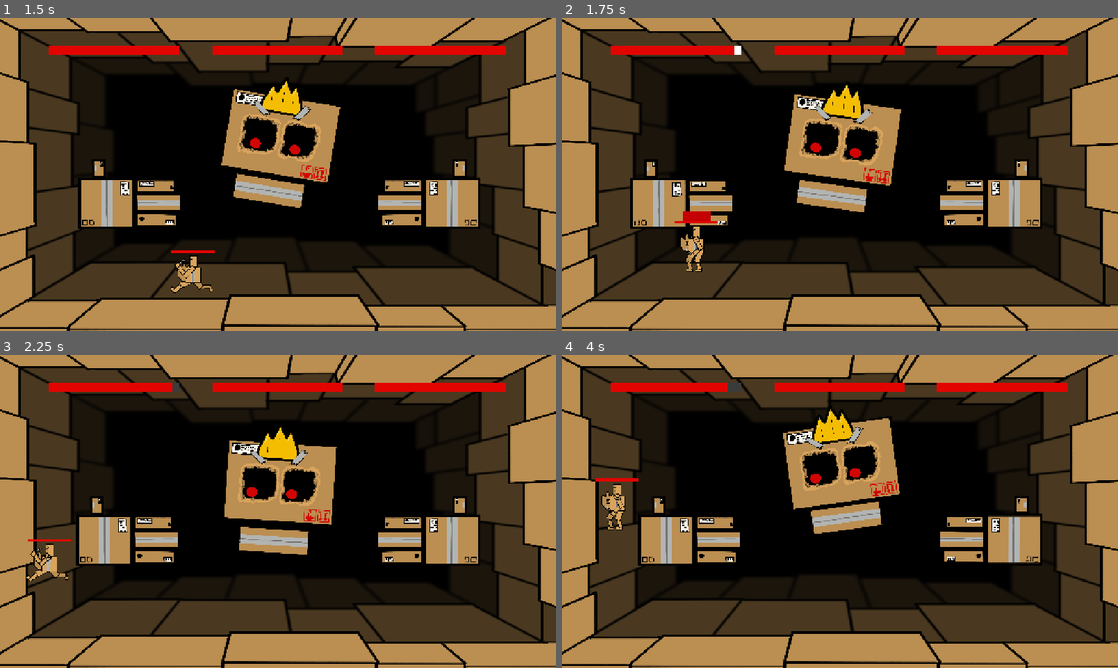
Above: before the commit, frames 1-4 (two rows, left to right).
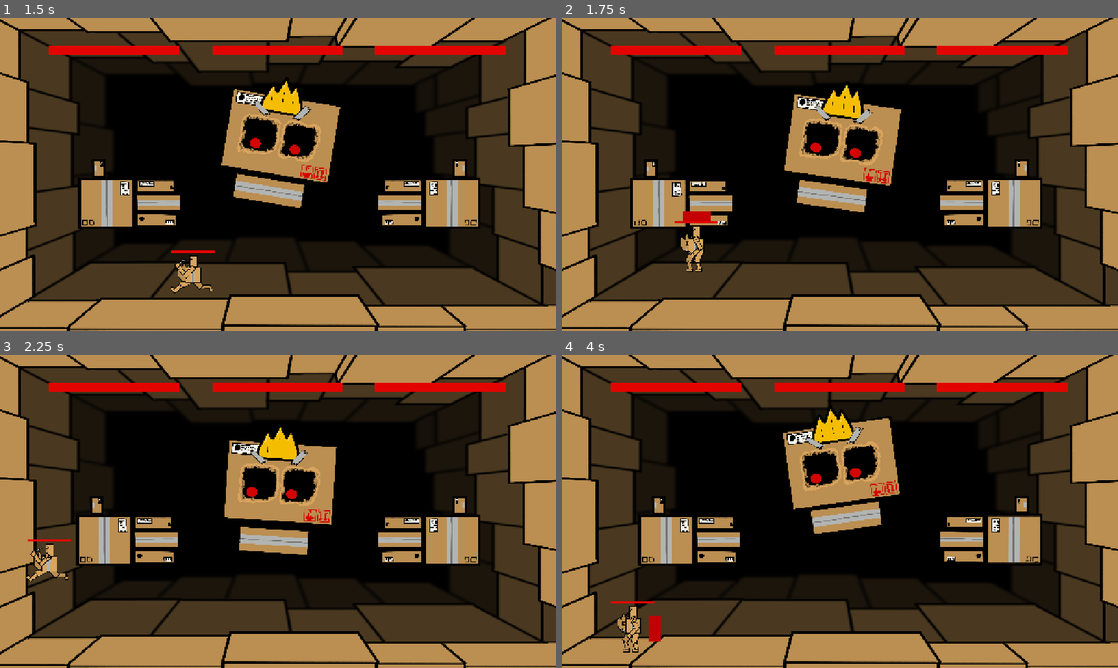
Above: after the commit, the same moments.

Repository: cewaite/unboxking
Game: Godot game, scene res://globals/game_manager/game_manager.tscn
Same seed, same stepped clock (60 frames per second), same inputs: the game is played once before the commit and once after it.
Inputs (mouse positions are in pixels of both pictures, inside the frame that each line leads up to):
- Up to frame 1 (1.5 s): move the mouse to (428, 202) at 0.52 s; click (428, 202) at 0.67 s; move the mouse to (127, 202) at 1.27 s; click (127, 202) at 1.42 s
- Up to frame 2 (1.75 s): no input
- Up to frame 3 (2.25 s): move the mouse to (333, 442) at 2.02 s; click (333, 442) at 2.17 s
- Up to frame 4 (4 s): move the mouse to (812, 574) at 2.77 s; click (812, 574) at 2.92 s; move the mouse to (1006, 558) at 3.52 s; click (1006, 558) at 3.67 s

Frame 1 is identical in both runs. In frame 2, less than 0.1% of the frame differs, in the area x 31-33%, y 8-12%; in frame 3, less than 0.1%; in frame 4, 1.2%, in the area x 6-54%, y 8-96%.

Commit message:
dumb dumb stupid animation

Diff:
--- a/entities/knight/knight.gd
+++ b/entities/knight/knight.gd
@@ -12,6 +12,8 @@
 @export var push_comp: PushComponent
 
 @export var sprites: Array[Sprite2D]
+@export var leg_sprites_parent: Node2D
+@export var body_sprites_parent: Node2D
 
 @export var hurtbox: HurtBox
 var is_invincible: bool = false
@@ -61,10 +63,14 @@
 
 func flip_sprites():
 	if sign(velocity.x) > 0:
-		for sprite in sprites:
-			if not sprite.flip_h:
-				sprite.flip_h = true
+		#for sprite in sprites:
+			#if not sprite.flip_h:
+				#sprite.flip_h = true
+		leg_sprites_parent.scale.x = -1
+		body_sprites_parent.scale.x = -1
 	else:
-		for sprite in sprites:
-			if sprite.flip_h:
-				sprite.flip_h = false
+		#for sprite in sprites:
+			#if sprite.flip_h:
+				#sprite.flip_h = false
+		leg_sprites_parent.scale.x = 1
+		body_sprites_parent.scale.x = 1
--- a/entities/knight/knight.tscn
+++ b/entities/knight/knight.tscn
@@ -442,26 +442,26 @@
 tracks/4/type = "value"
 tracks/4/imported = false
 tracks/4/enabled = true
-tracks/4/path = NodePath("BodySprites/ShoulderSprite2D:position")
+tracks/4/path = NodePath("BodySprites/ShoulderSprite2D:rotation")
 tracks/4/interp = 1
 tracks/4/loop_wrap = true
 tracks/4/keys = {
 "times": PackedFloat32Array(0),
 "transitions": PackedFloat32Array(1),
 "update": 0,
-"values": [Vector2(0, 0)]
+"values": [0.0]
 }
 tracks/5/type = "value"
 tracks/5/imported = false
 tracks/5/enabled = true
-tracks/5/path = NodePath("BodySprites/ShoulderSprite2D:rotation")
+tracks/5/path = NodePath("BodySprites/ShoulderSprite2D:position")
 tracks/5/interp = 1
 tracks/5/loop_wrap = true
 tracks/5/keys = {
 "times": PackedFloat32Array(0),
 "transitions": PackedFloat32Array(1),
 "update": 0,
-"values": [0.0]
+"values": [Vector2(0, 0)]
 }
 tracks/6/type = "value"
 tracks/6/imported = false
@@ -474,6 +474,82 @@
 "transitions": PackedFloat32Array(1),
 "update": 0,
 "values": [0.0]
+}
+tracks/7/type = "value"
+tracks/7/imported = false
+tracks/7/enabled = true
+tracks/7/path = NodePath("../HorizontalAttackHitbox/CollisionShape2D:disabled")
+tracks/7/interp = 1
+tracks/7/loop_wrap = true
+tracks/7/keys = {
+"times": PackedFloat32Array(0),
+"transitions": PackedFloat32Array(1),
+"update": 1,
+"values": [false]
+}
+
+[sub_resource type="Animation" id="Animation_g5r5j"]
+resource_name = "horizontal_attack"
+length = 2.0
+tracks/0/type = "value"
+tracks/0/imported = false
+tracks/0/enabled = true
+tracks/0/path = NodePath("BodySprites/ShoulderSprite2D:position")
+tracks/0/interp = 1
+tracks/0/loop_wrap = true
+tracks/0/keys = {
+"times": PackedFloat32Array(0, 0.5107931, 1.0029634, 1.2, 2),
+"transitions": PackedFloat32Array(1, 1, 1, 1, 1),
+"update": 0,
+"values": [Vector2(0, 0), Vector2(-20.000004, -15.000002), Vector2(-19.000002, -35.000008), Vector2(-13.000002, -2), Vector2(0, 0)]
+}
+tracks/1/type = "value"
+tracks/1/imported = false
+tracks/1/enabled = true
+tracks/1/path = NodePath("BodySprites/ShoulderSprite2D:rotation")
+tracks/1/interp = 1
+tracks/1/loop_wrap = true
+tracks/1/keys = {
+"times": PackedFloat32Array(0, 0.5107931, 1.0029634, 1.2, 2),
+"transitions": PackedFloat32Array(1, 1, 1, 1, 1),
+"update": 0,
+"values": [0.0, 1.2740904, 2.3021898, 0.6413125, 0.0]
+}
+tracks/2/type = "value"
+tracks/2/imported = false
+tracks/2/enabled = true
+tracks/2/path = NodePath("BodySprites/SwordSprite2D:position")
+tracks/2/interp = 1
+tracks/2/loop_wrap = true
+tracks/2/keys = {
+"times": PackedFloat32Array(0, 0.5107931, 1.0029634, 1.2, 2),
+"transitions": PackedFloat32Array(1, 1, 1, 1, 1),
+"update": 0,
+"values": [Vector2(0, 0), Vector2(-14.000002, -15.000002), Vector2(-16.000002, -29.000004), Vector2(-12.000002, 5), Vector2(0, 0)]
+}
+tracks/3/type = "value"
+tracks/3/imported = false
+tracks/3/enabled = true
+tracks/3/path = NodePath("BodySprites/SwordSprite2D:rotation")
+tracks/3/interp = 1
+tracks/3/loop_wrap = true
+tracks/3/keys = {
+"times": PackedFloat32Array(0, 0.5107931, 1.0029634, 1.2, 2),
+"transitions": PackedFloat32Array(1, 1, 1, 1, 1),
+"update": 0,
+"values": [0.0, 2.2863812, 2.8858426, -0.2510481, 0.0]
+}
+tracks/4/type = "value"
+tracks/4/imported = false
+tracks/4/enabled = true
+tracks/4/path = NodePath("../HorizontalAttackHitbox/CollisionShape2D:disabled")
+tracks/4/interp = 1
+tracks/4/loop_wrap = true
+tracks/4/keys = {
+"times": PackedFloat32Array(0, 1, 1.2),
+"transitions": PackedFloat32Array(1, 1, 1),
+"update": 1,
+"values": [true, false, true]
 }
 
 [sub_resource type="Animation" id="Animation_klefb"]
@@ -560,26 +636,26 @@
 tracks/1/type = "value"
 tracks/1/imported = false
 tracks/1/enabled = true
-tracks/1/path = NodePath("BodySprites/SwordSprite2D:position")
+tracks/1/path = NodePath("BodySprites/ShoulderSprite2D:rotation")
 tracks/1/interp = 0
 tracks/1/loop_wrap = true
 tracks/1/keys = {
 "times": PackedFloat32Array(0, 0.5, 1, 1.5, 2),
 "transitions": PackedFloat32Array(1, 1, 1, 1, 1),
 "update": 0,
-"values": [Vector2(0, 0), Vector2(19.000002, -3.9999998), Vector2(0, 0), Vector2(-21, -19.000002), Vector2(0, 0)]
+"values": [0.0, -0.79333353, 0.0, 1.2231767, 0.0]
 }
 tracks/2/type = "value"
 tracks/2/imported = false
 tracks/2/enabled = true
-tracks/2/path = NodePath("BodySprites/ShoulderSprite2D:rotation")
+tracks/2/path = NodePath("BodySprites/SwordSprite2D:position")
 tracks/2/interp = 0
 tracks/2/loop_wrap = true
 tracks/2/keys = {
 "times": PackedFloat32Array(0, 0.5, 1, 1.5, 2),
 "transitions": PackedFloat32Array(1, 1, 1, 1, 1),
 "update": 0,
-"values": [0.0, -0.79333353, 0.0, 1.2231767, 0.0]
+"values": [Vector2(0, 0), Vector2(19.000002, -3.9999998), Vector2(0, 0), Vector2(-21, -19.000002), Vector2(0, 0)]
 }
 tracks/3/type = "value"
 tracks/3/imported = false
@@ -597,6 +673,7 @@
 [sub_resource type="AnimationLibrary" id="AnimationLibrary_evwfg"]
 _data = {
 &"RESET": SubResource("Animation_g6wjf"),
+&"horizontal_attack": SubResource("Animation_g5r5j"),
 &"idle": SubResource("Animation_klefb"),
 &"running": SubResource("Animation_evwfg")
 }
@@ -612,40 +689,48 @@
 [sub_resource type="CircleShape2D" id="CircleShape2D_bakul"]
 radius = 200.0
 
-[node name="Knight" type="CharacterBody2D" unique_id=315108858 node_paths=PackedStringArray("input_comp", "grav_comp", "push_comp", "sprites", "hurtbox")]
+[node name="Knight" type="CharacterBody2D" unique_id=315108858 node_paths=PackedStringArray("input_comp", "grav_comp", "push_comp", "leg_sprites_parent", "body_sprites_parent", "hurtbox")]
 collision_layer = 5
 collision_mask = 126
 script = ExtResource("1_ojclw")
 input_comp = NodePath("Components/SmartInputComponent")
 grav_comp = NodePath("Components/GravityComponent")
 push_comp = NodePath("Components/PushComponent")
-sprites = [NodePath("Animations/LegSprites/LeftFootSprite2D"), NodePath("Animations/LegSprites/RightFootSprite2D"), NodePath("Animations/LegSprites/LeftCalfSprite2D"), NodePath("Animations/LegSprites/RightCalfSprite2D"), NodePath("Animations/LegSprites/LeftThighSprite2D"), NodePath("Animations/LegSprites/RightThighSprite2D"), NodePath("Animations/BodySprites/ShieldSprite2D"), NodePath("Animations/BodySprites/HelmetSprite2D"), NodePath("Animations/BodySprites/TorsoSprite2D"), NodePath("Animations/BodySprites/SwordSprite2D"), NodePath("Animations/BodySprites/ShoulderSprite2D")]
+leg_sprites_parent = NodePath("Animations/LegSprites")
+body_sprites_parent = NodePath("Animations/BodySprites")
 hurtbox = NodePath("Hurtbox")
 
 [node name="StateMachine" type="Node" parent="." unique_id=516543897 node_paths=PackedStringArray("init_state")]
 script = ExtResource("8_2a4lh")
 init_state = NodePath("Move")
 
-[node name="Move" type="Node" parent="StateMachine" unique_id=1900408241 node_paths=PackedStringArray("input_comp", "move_comp")]
+[node name="Move" type="Node" parent="StateMachine" unique_id=1900408241 node_paths=PackedStringArray("input_comp", "move_comp", "legs_anim_player", "body_anim_player")]
 script = ExtResource("9_swig6")
 input_comp = NodePath("../../Components/SmartInputComponent")
 move_comp = NodePath("../../Components/MovementComponent")
+legs_anim_player = NodePath("../../Animations/LegsAnimationPlayer")
+body_anim_player = NodePath("../../Animations/BodyAnimationPlayer")
 
 [node name="Jump" type="Node" parent="StateMachine" unique_id=1659904974 node_paths=PackedStringArray("jump_comp")]
 script = ExtResource("11_388i6")
 jump_comp = NodePath("../../Components/JumpComponent")
 
-[node name="Stun" type="Node" parent="StateMachine" unique_id=1795118223]
+[node name="Stun" type="Node" parent="StateMachine" unique_id=1795118223 node_paths=PackedStringArray("legs_anim_player", "body_anim_player", "leg_sprites_parent", "body_sprites_parent")]
 script = ExtResource("5_vcol2")
+legs_anim_player = NodePath("../../Animations/LegsAnimationPlayer")
+body_anim_player = NodePath("../../Animations/BodyAnimationPlayer")
+leg_sprites_parent = NodePath("../../Animations/LegSprites")
+body_sprites_parent = NodePath("../../Animations/BodySprites")
 
 [node name="Dodge" type="Node" parent="StateMachine" unique_id=1097626089 node_paths=PackedStringArray("input_comp", "dodge_comp")]
 script = ExtResource("7_jtaml")
 input_comp = NodePath("../../Components/SmartInputComponent")
 dodge_comp = NodePath("../../Components/DodgeComponent")
 
-[node name="HorizontalAttack" type="Node" parent="StateMachine" unique_id=194051138 node_paths=PackedStringArray("attack_comp")]
+[node name="HorizontalAttack" type="Node" parent="StateMachine" unique_id=194051138 node_paths=PackedStringArray("attack_comp", "body_anim_player")]
 script = ExtResource("6_wb40x")
 attack_comp = NodePath("../../Components/HorizontalAttackComponent")
+body_anim_player = NodePath("../../Animations/BodyAnimationPlayer")
 
 [node name="VerticalAttack" type="Node" parent="StateMachine" unique_id=1182101785 node_paths=PackedStringArray("attack_comp")]
 script = ExtResource("6_wb40x")
@@ -701,18 +786,20 @@
 max_health = 5
 metadata/_custom_type_script = "uid://bu1r182oet3bp"
 
-[node name="HorizontalAttackComponent" type="Node" parent="Components" unique_id=1867202821 node_paths=PackedStringArray("other_attack_comps", "attack_hitbox", "attack_detector", "attack_indicator")]
+[node name="HorizontalAttackComponent" type="Node" parent="Components" unique_id=1867202821 node_paths=PackedStringArray("parent", "other_attack_comps", "attack_hitbox", "attack_detector", "attack_indicator")]
 script = ExtResource("12_vcol2")
+parent = NodePath("../..")
 other_attack_comps = [NodePath("../VerticalAttackComponent")]
 attack_hitbox = NodePath("../../HorizontalAttackHitbox")
 attack_detector = NodePath("../../HorizontalAttackDetector")
 attack_indicator = NodePath("../../HorizontalAttackHitbox/ColorRect")
-attack_duration = 0.2
+attack_duration = 2.0
 attack_cooldown = 1.0
 flip_attack = true
 
-[node name="VerticalAttackComponent" type="Node" parent="Components" unique_id=971317205 node_paths=PackedStringArray("other_attack_comps", "attack_hitbox", "attack_detector", "attack_indicator")]
+[node name="VerticalAttackComponent" type="Node" parent="Components" unique_id=971317205 node_paths=PackedStringArray("parent", "other_attack_comps", "attack_hitbox", "attack_detector", "attack_indicator")]
 script = ExtResource("12_vcol2")
+parent = NodePath("../..")
 other_attack_comps = [NodePath("../HorizontalAttackComponent")]
 attack_hitbox = NodePath("../../VerticalAttackHitbox")
 attack_detector = NodePath("../../VerticalAttackDetector")
--- a/prefabs/components/attack_component.gd
+++ b/prefabs/components/attack_component.gd
@@ -1,4 +1,6 @@
 class_name AttackComponent extends Component
+
+@export var parent: CharacterBody2D
 
 ## Used for syncing attack cooldown
 @export var other_attack_comps: Array[AttackComponent]
@@ -18,19 +20,19 @@
 
 func _physics_process(delta: float) -> void:
 	if flip_attack:
-		attack_hitbox.scale.x = 1 if owner.velocity.x >= 0 else -1
-		attack_detector.scale.x = 1 if owner.velocity.x >= 0 else -1
+		attack_hitbox.scale.x = 1 if parent.velocity.x >= 0 else -1
+		attack_detector.scale.x = 1 if parent.velocity.x >= 0 else -1
 
 func attack():
 	if can_attack:
 		can_attack = false
 		for attackcomp in other_attack_comps:
 			attackcomp.can_attack = false
-		attack_hitbox.enable_collider()
+		#attack_hitbox.enable_collider()
 		if attack_indicator:
 			attack_indicator.show()
 		await get_tree().create_timer(attack_duration).timeout
-		attack_hitbox.disable_collider()
+		#attack_hitbox.disable_collider()
 		if attack_indicator:
 			attack_indicator.hide()
 		await get_tree().create_timer(attack_cooldown).timeout
--- a/prefabs/states/attack.gd
+++ b/prefabs/states/attack.gd
@@ -2,8 +2,16 @@
 
 @export var attack_comp: AttackComponent
 
+@export var body_anim_player: AnimationPlayer
+
+#func _ready() -> void:
+	#if body_anim_player:
+		#attack_comp.attack_duration = body_anim_player.get_animation("horizontal_attack").length
+
 func enter():
 	super()
+	if body_anim_player:
+		body_anim_player.play("horizontal_attack")
 
 func exit():
 	super()
@@ -14,4 +22,6 @@
 
 func physics_update(delta: float):
 	attack_comp.attack()
+	if body_anim_player:
+		await get_tree().create_timer(body_anim_player.get_animation("horizontal_attack").length).timeout
 	transition.emit(self, "MOVE")
--- a/prefabs/states/move.gd
+++ b/prefabs/states/move.gd
@@ -3,9 +3,13 @@
 @export var input_comp: InputComponent
 @export var move_comp: MovementComponent
 
+@export var legs_anim_player: AnimationPlayer
+@export var body_anim_player: AnimationPlayer
+
 func enter():
 	super()
-	pass
+	legs_anim_player.play("running")
+	body_anim_player.play("running")
 
 func exit():
 	super()
--- a/prefabs/states/stun.gd
+++ b/prefabs/states/stun.gd
@@ -1,4 +1,11 @@
 class_name Stun extends State
+
+@export var legs_anim_player: AnimationPlayer
+@export var body_anim_player: AnimationPlayer
+@export var leg_sprites_parent: Node2D
+@export var body_sprites_parent: Node2D
+@export var flash_freq: float = 2.0
+var flash_timer: float = flash_freq
 
 @export var stun_duration: float = 2.0
 var stun_timer: float = stun_duration
@@ -6,14 +13,24 @@
 func enter():
 	super()
 	stun_timer = stun_duration
+	#flash_timer = flash_freq
+	legs_anim_player.play("RESET")
+	body_anim_player.play("RESET")
 
 func exit():
 	super()
 	stun_timer = stun_duration
+	#leg_sprites_parent.show()
+	#body_sprites_parent.show()
 
 func update(delta: float):
 	super(delta)
-	pass
+	#if flash_timer <= 0.0:
+		#leg_sprites_parent.visible = not leg_sprites_parent.visible
+		#body_sprites_parent.visible = not body_sprites_parent.visible
+		#flash_timer = flash_freq
+	#else:
+		#flash_freq -= delta
 
 func physics_update(delta: float):
 	if stun_timer <= 0.0:
